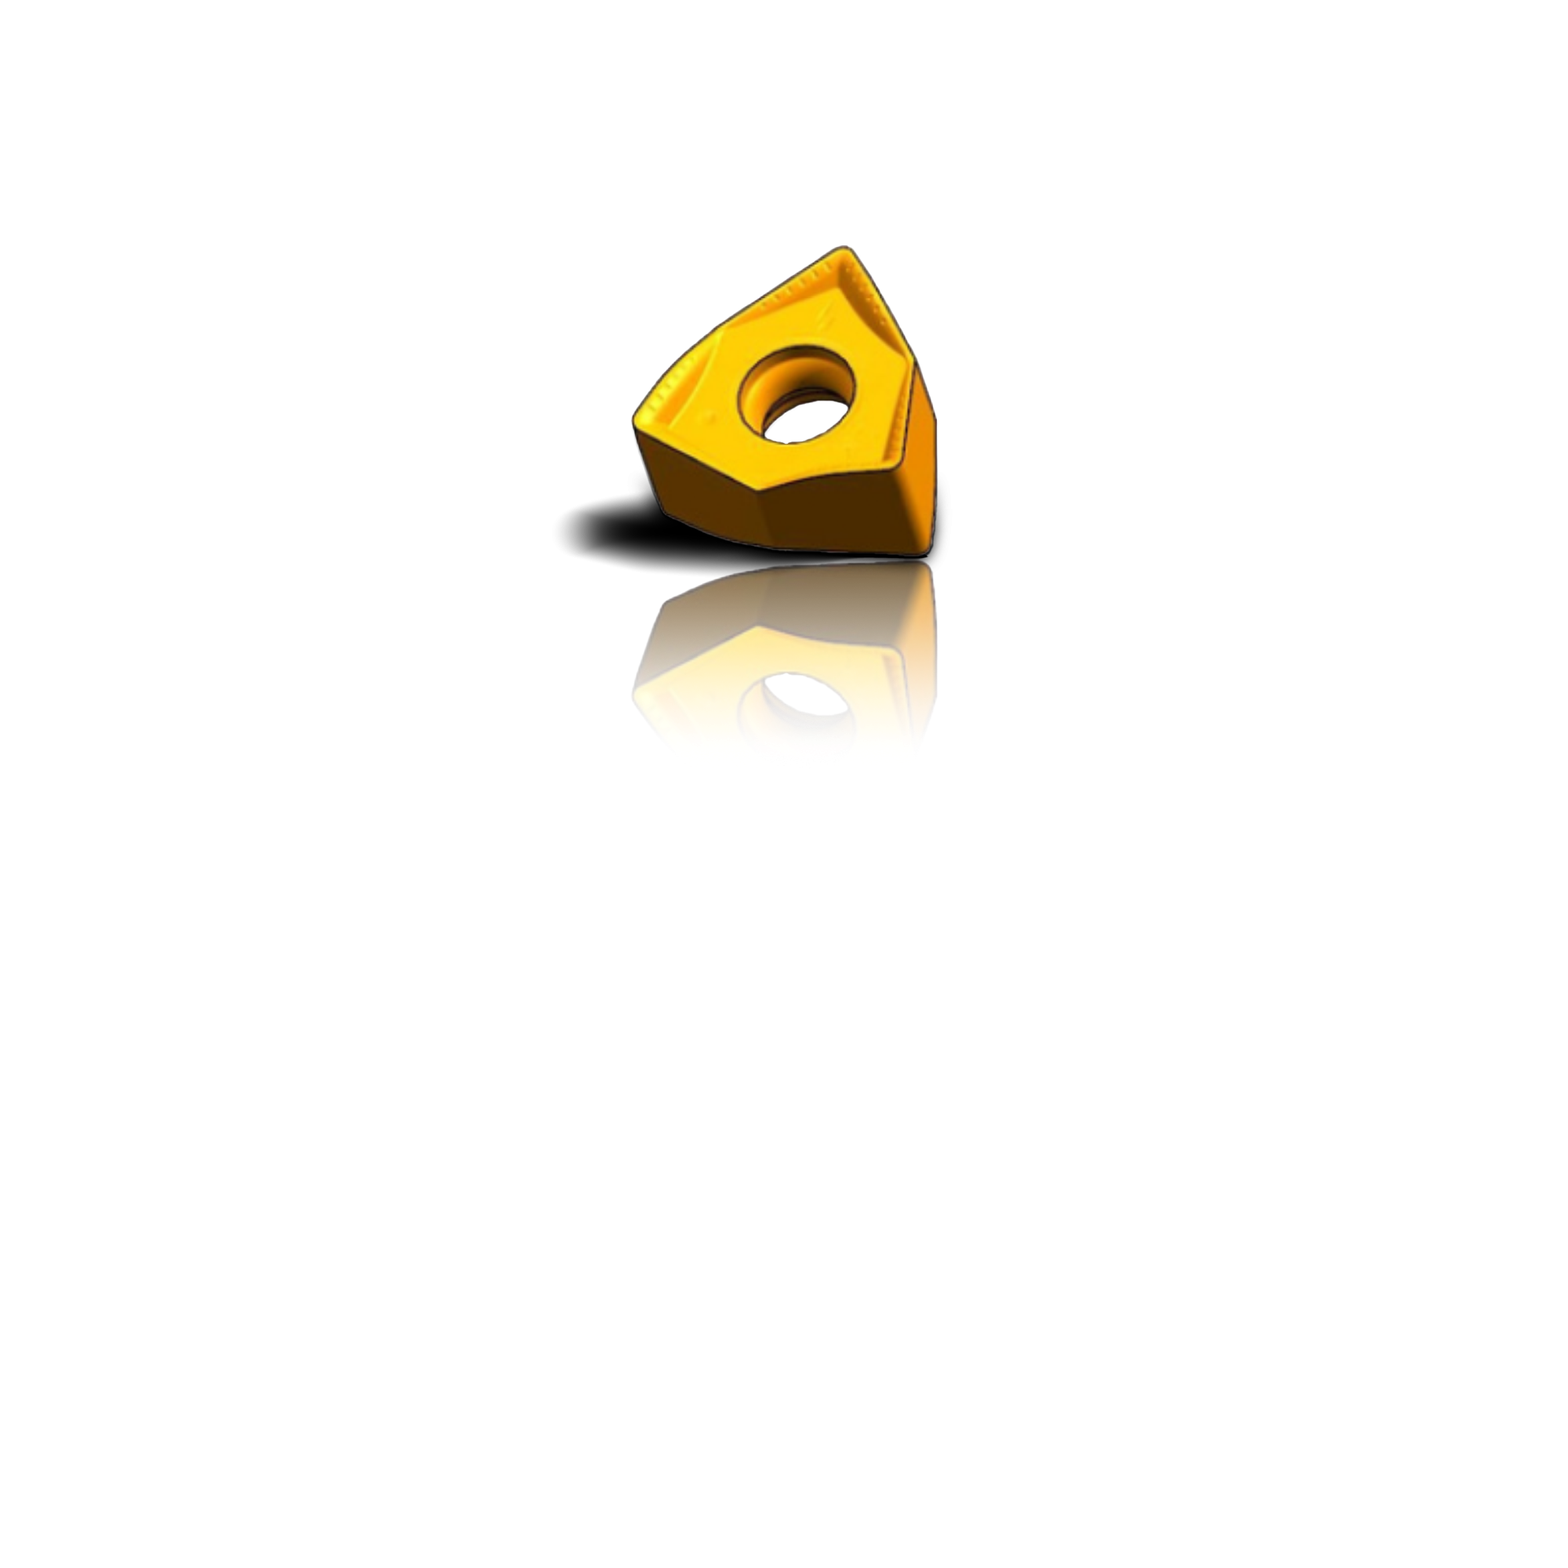
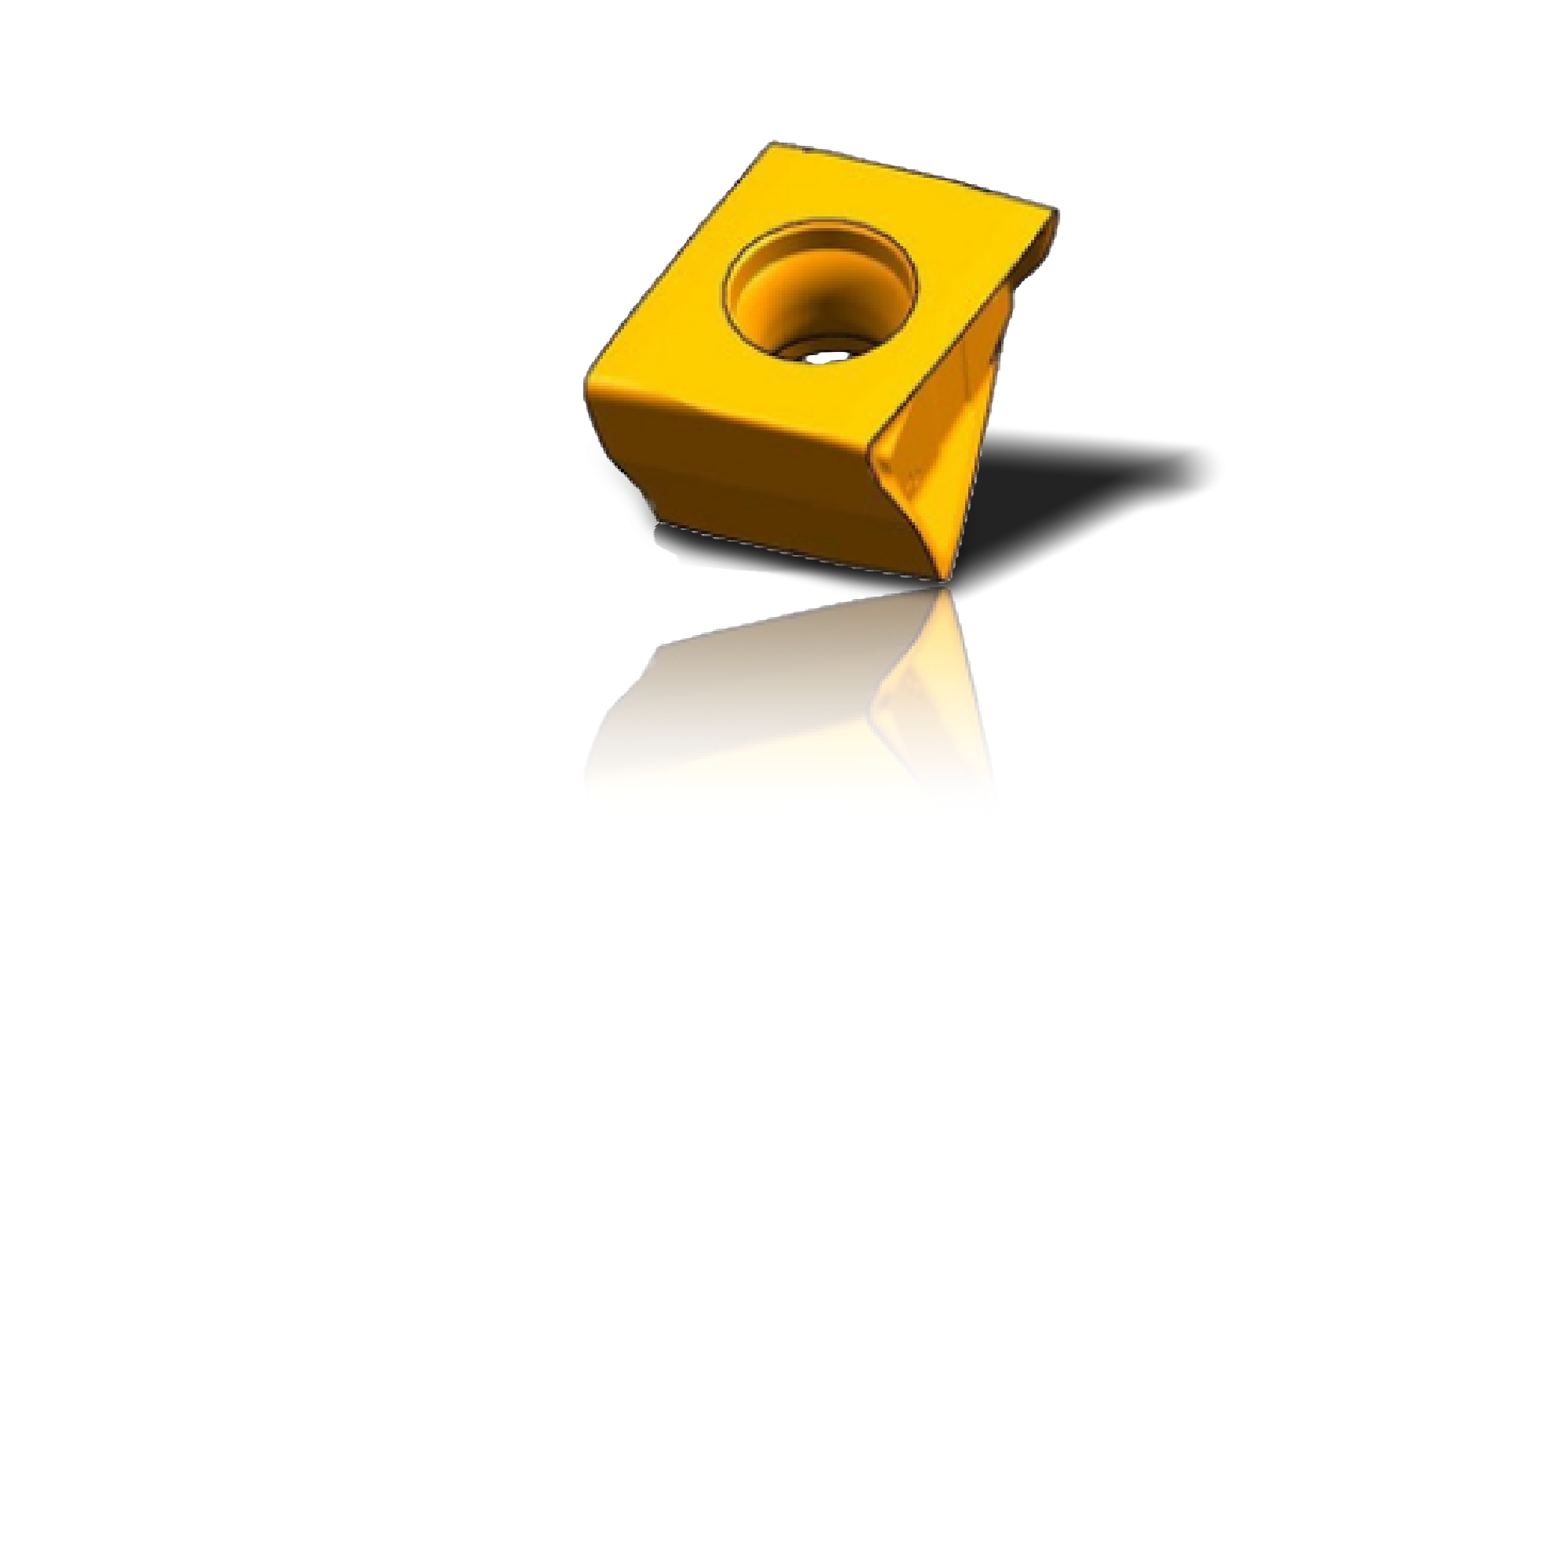
Layers edited between the first and the second (1568, 1568) image:
painted on "insert-fm904 copy" over [553, 139, 1223, 799]
renamed "overlay" to "Layer 3 copy 2", opacity 10% → 100%, blend overlay → normal, painted on it over [582, 139, 1062, 585]
removed layer "Layer 4" (in "insert-fm904") from group "insert-fm904" over [630, 244, 938, 558]
renamed "Layer 2 copy 2" to "Layer 3 copy", painted on it over [583, 465, 1001, 799]
renamed "Layer 2 copy" to "Layer 3", opacity 100% → 63%, painted on it over [630, 422, 1223, 769]
removed layer "Layer 3" over [553, 139, 1223, 799]
moved "Layer 2" below "Layer 3", painted on it over [589, 406, 987, 608]
renamed "Layer 2 copy 3" to "Layer 4", moved it out of group "insert-fm904", painted on it over [553, 139, 1223, 799]